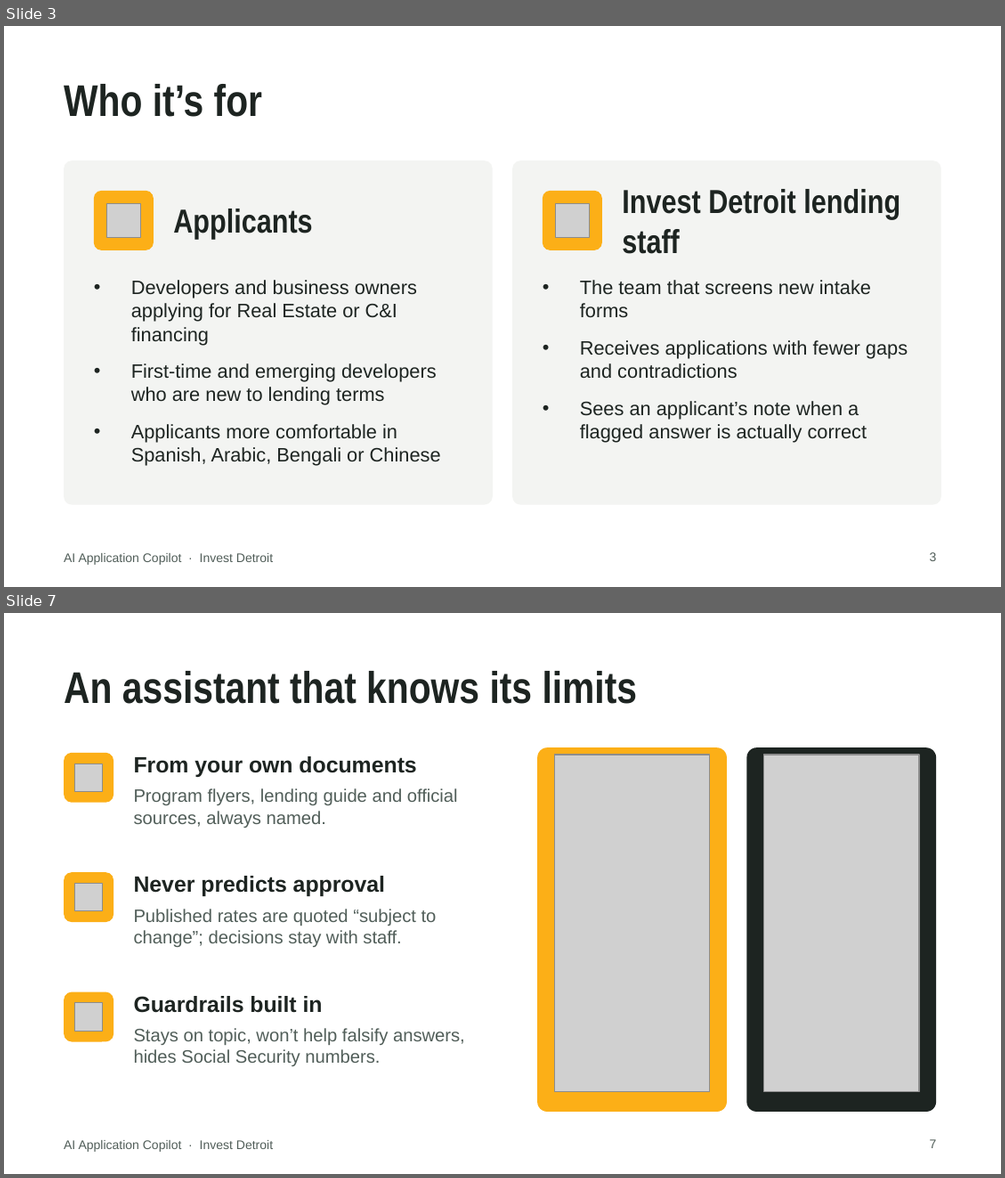
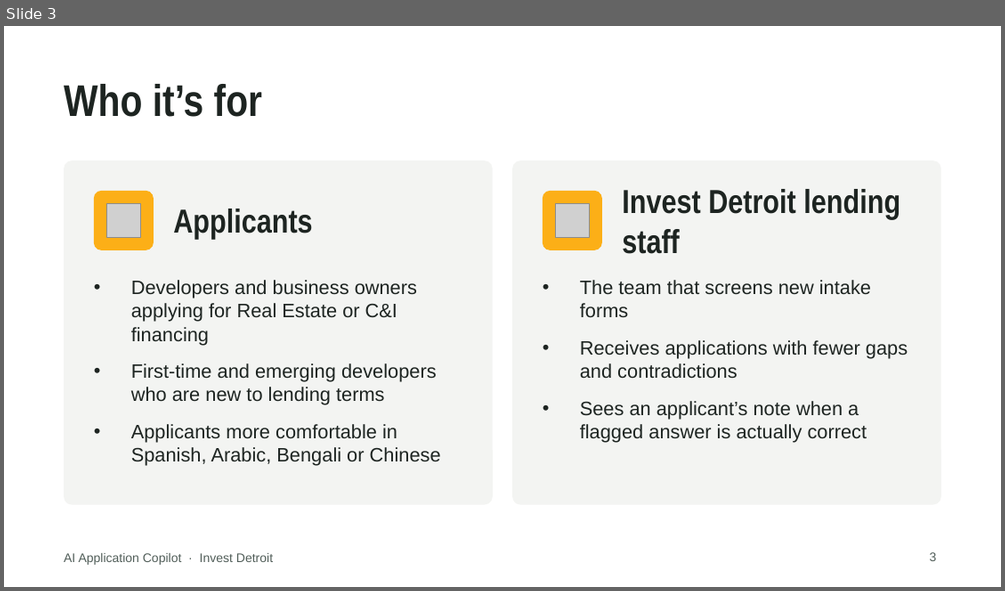
Before and after one commit to Ross-Business-Tech/Invest-Detroit-Project-1, a slide deck: docs/slides/Invest-Detroit-Copilot-Client-Deck.pptx. Shown one above the other, each under a label of ours: slides 3 and 7 before the commit, slide 3 after it; the slides between them are not shown. The pictures are 1005x1178 and 1005x591 pixels, drawn with LibreOffice and Linux fonts; fonts in the diff are those of the drawing; grey boxes stand for pictures; background and template pictures are left out. Boxes give left, top, right and bottom in pixels: in the first picture for what was removed or moved away, otherwise in the second. Text is boxed around its words. In the diff, an @@ line names an element or a change of style, - is before the commit and + after.

```diff
--- a/docs/slides/Invest-Detroit-Copilot-Client-Deck.pptx
+++ b/docs/slides/Invest-Detroit-Copilot-Client-Deck.pptx
@@ slide 7 removed at [4, 613, 1001, 1174], background picture (left out); not listed: 1 template element that a slide beside it also shows @@
@@ title removed at [64, 671, 638, 704] @@
-An assistant that knows its limits
@@ rounded rectangle removed at [64, 753, 113, 803] @@
@@ picture removed at [75, 763, 103, 791] @@
@@ text removed at [134, 756, 416, 777] @@
-From your own documents
@@ rounded rectangle removed at [537, 747, 727, 1111] @@
@@ picture removed at [554, 755, 710, 1092] @@
@@ rounded rectangle removed at [746, 747, 936, 1111] @@
@@ picture removed at [763, 755, 919, 1092] @@
@@ text removed at [134, 788, 458, 827] @@
-Program flyers, lending guide and official sources, always named.
@@ rounded rectangle removed at [64, 872, 113, 922] @@
@@ text removed at [134, 876, 385, 896] @@
-Never predicts approval
@@ picture removed at [75, 884, 103, 911] @@
@@ text removed at [134, 908, 437, 947] @@
-Published rates are quoted “subject to change”; decisions stay with staff.
@@ rounded rectangle removed at [64, 992, 113, 1042] @@
@@ picture removed at [75, 1003, 103, 1030] @@
@@ text removed at [134, 996, 323, 1013] @@
-Guardrails built in
@@ text removed at [134, 1028, 465, 1066] @@
-Stays on topic, won’t help falsify answers, hides Social Security numbers.
@@ page number removed at [930, 1139, 937, 1148] @@
-7
```
Also in this commit, not shown: 4 slides changed, 2 slides added, 5 other slides removed, 31 other files.
